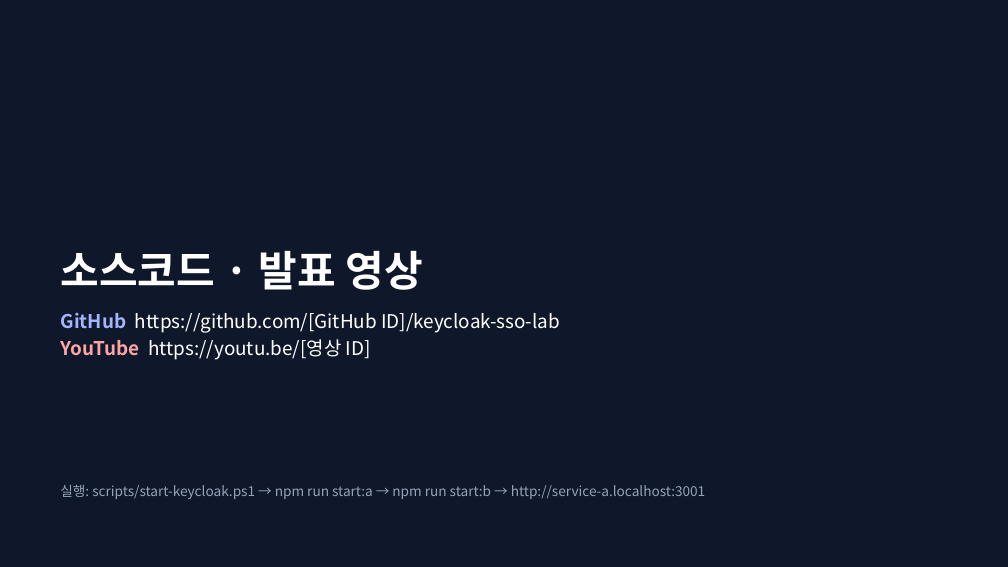
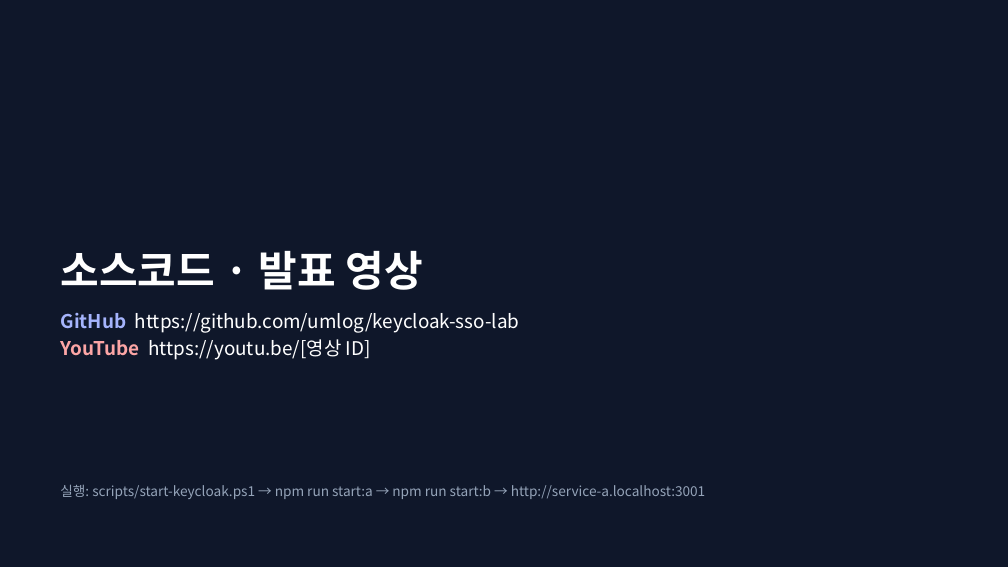
Before and after one commit to umlog/keycloak-sso-lab, a slide deck: slide 19 of docs/Keycloak_SSO_202301525.pptx. Drawn at 1008x567 pixels with LibreOffice and Linux fonts; fonts in the diff are those of the drawing. Boxes give left, top, right and bottom in pixels: in the first picture for what was removed or moved away, otherwise in the second. Text is boxed around its words. In the diff, an @@ line names an element or a change of style, - is before the commit and + after.

```diff
--- a/docs/Keycloak_SSO_202301525.pptx
+++ b/docs/Keycloak_SSO_202301525.pptx
@@ text at (x1=60, y1=313, x2=520, y2=333): text changed @@
-GitHub https://github.com/[GitHub ID]/keycloak-sso-lab
+GitHub https://github.com/umlog/keycloak-sso-lab
```
